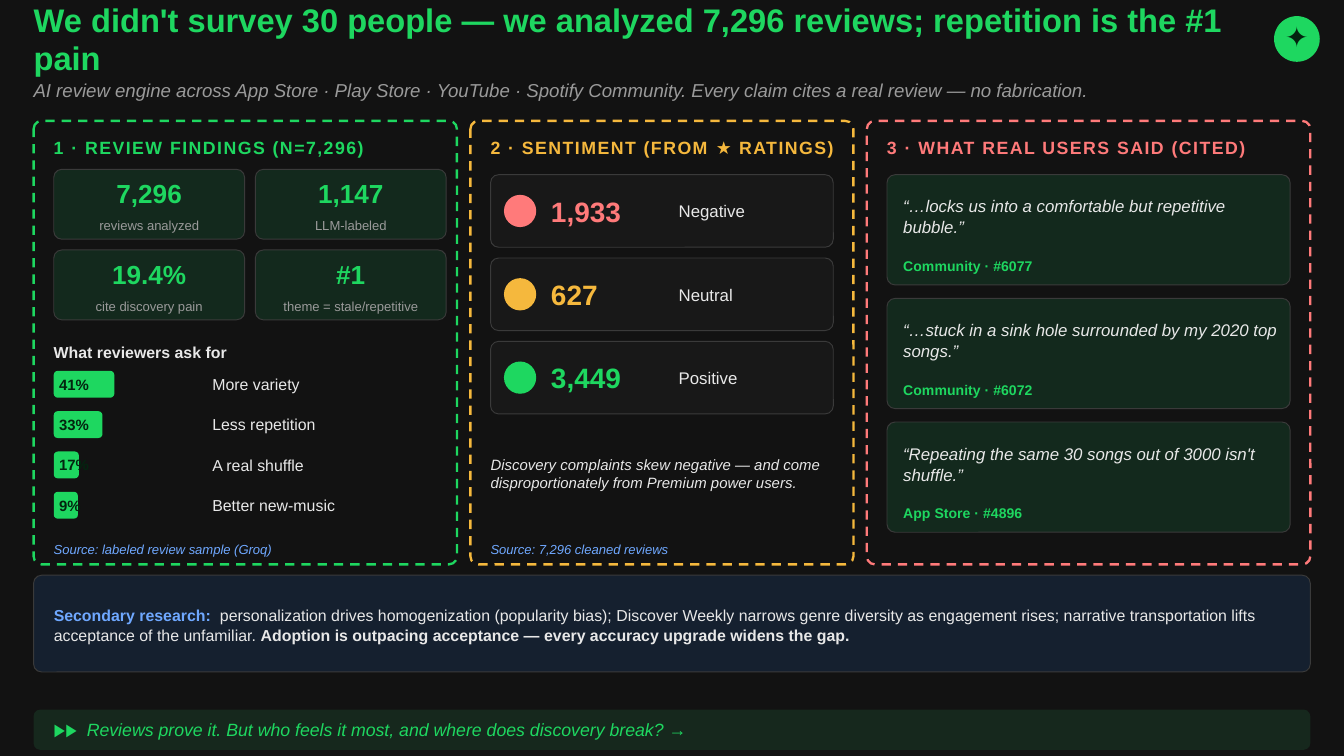
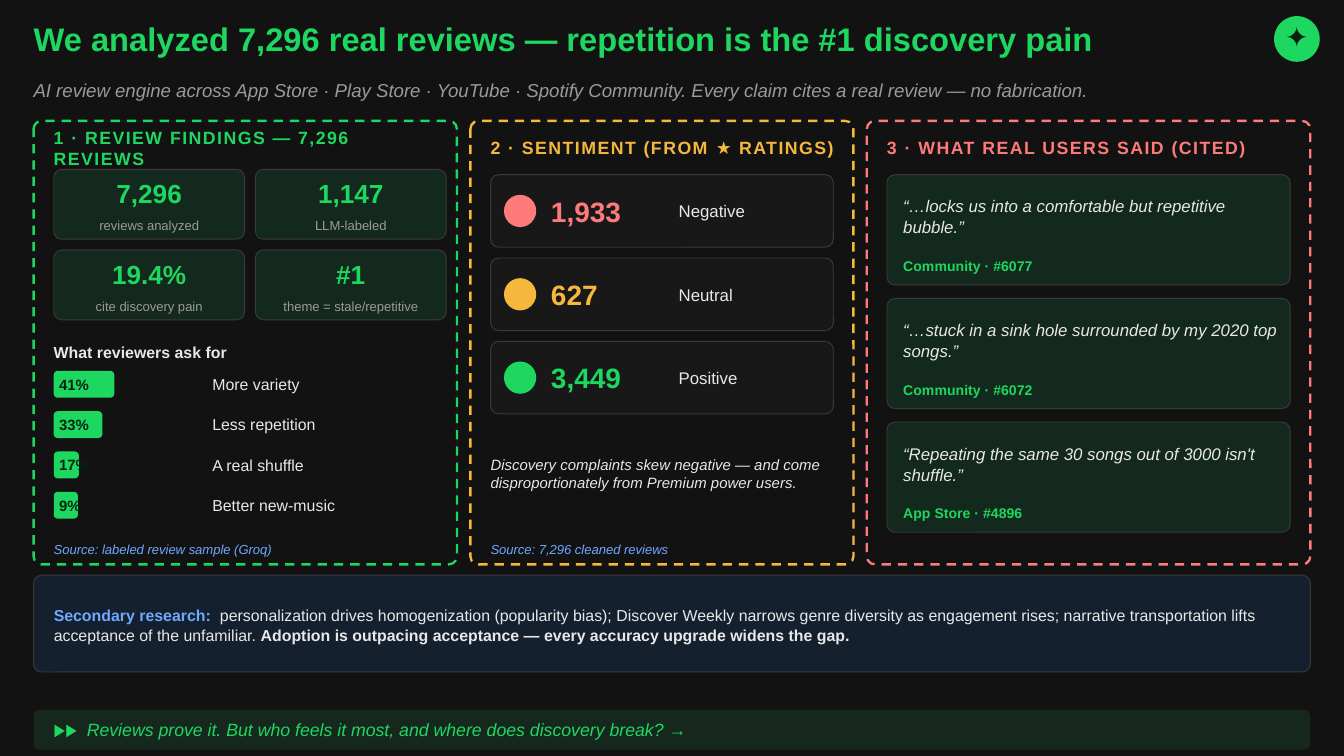
Before and after one commit to nityagupta25/spotify-discovery-engine, a slide deck: slide 2 of Off_Repeat_Deck_TopFellow.pptx. Drawn at 1344x756 pixels with LibreOffice and Linux fonts; fonts in the diff are those of the drawing. Boxes give left, top, right and bottom in pixels: in the first picture for what was removed or moved away, otherwise in the second. Text is boxed around its words. In the diff, an @@ line names an element or a change of style, - is before the commit and + after.

```diff
--- a/Off_Repeat_Deck_TopFellow.pptx
+++ b/Off_Repeat_Deck_TopFellow.pptx
@@ text at (34,27,1092,57): text changed @@
-We didn't survey 30 people — we analyzed 7,296 reviews; repetition is the #1 pain
+We analyzed 7,296 real reviews — repetition is the #1 discovery pain
@@ text at (54,131,348,165): text changed @@
-1 · REVIEW FINDINGS (N=7,296)
+1 · REVIEW FINDINGS — 7,296 REVIEWS
```
Also in this commit, not shown: 2 other slides changed, 2 other files.
